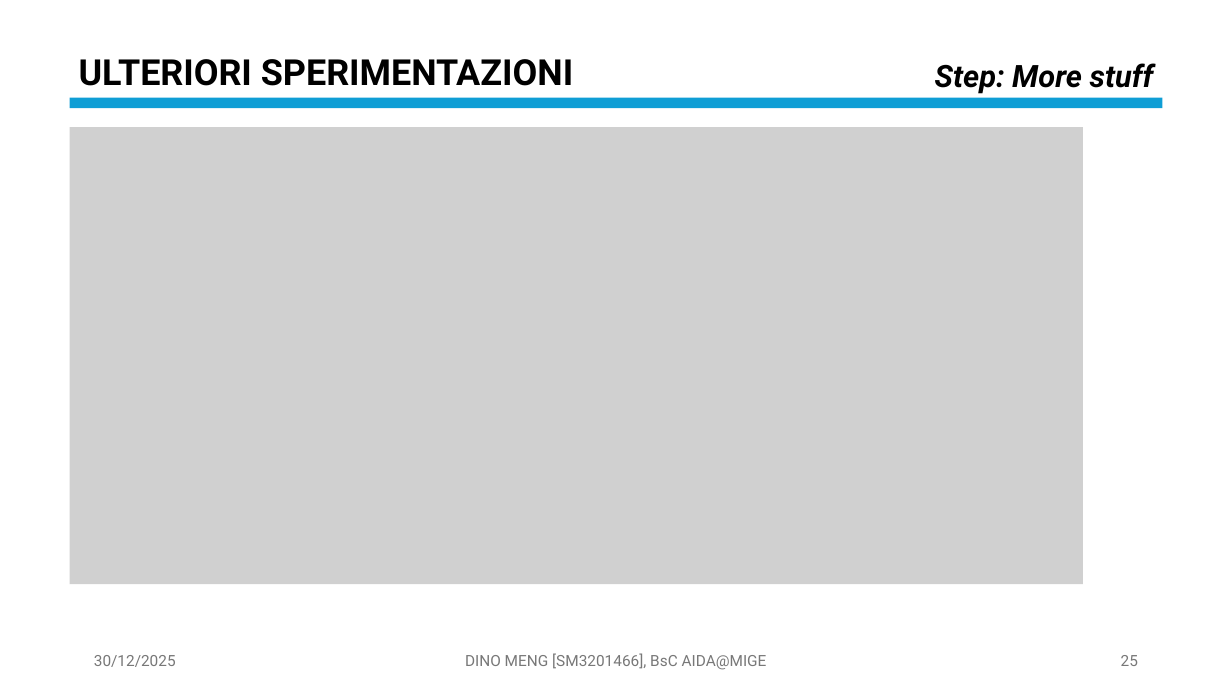
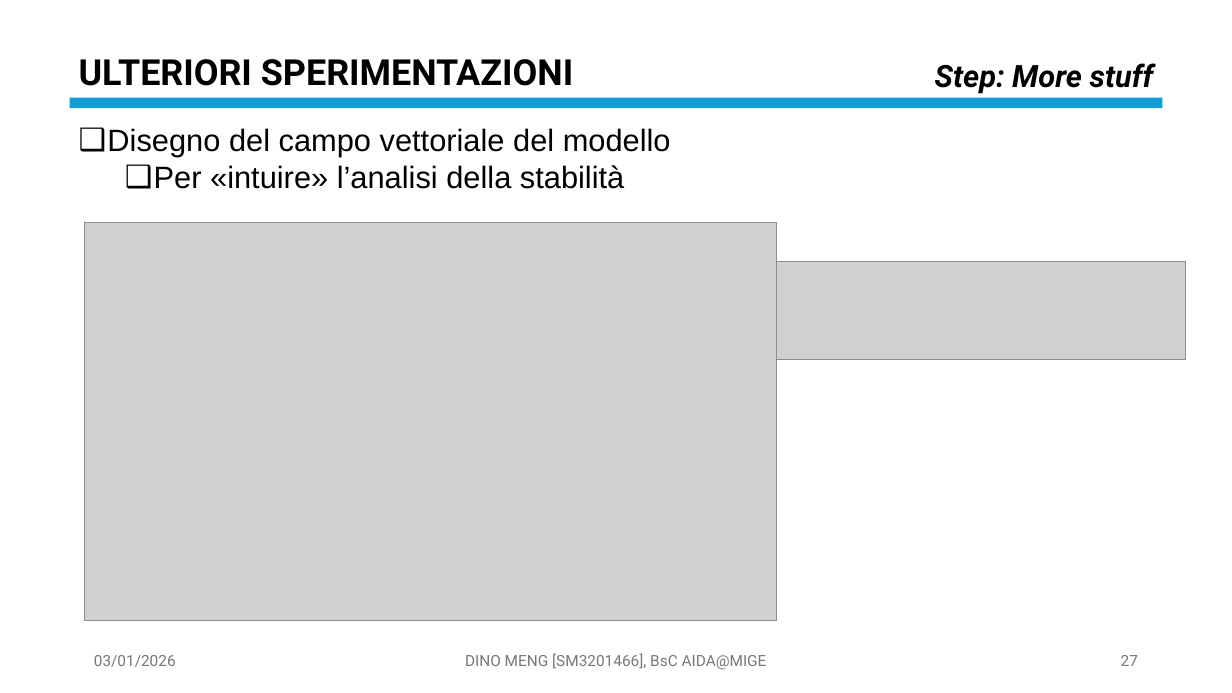
Before and after one commit to OdinMeng/AIDA-UNIVERSITY-NOTES-2025-2026, a slide deck: slide 27 of Complex Systems/project/PresentationPROJECTSM3201466.pptx (slide 25 before the commit). Drawn at 1232x693 pixels with LibreOffice and Linux fonts; fonts in the diff are those of the drawing; grey boxes stand for pictures. Boxes give left, top, right and bottom in pixels: in the first picture for what was removed or moved away, otherwise in the second. Text is boxed around its words. In the diff, an @@ line names an element or a change of style, - is before the commit and + after.

```diff
--- a/Complex Systems/project/PresentationPROJECTSM3201466.pptx
+++ b/Complex Systems/project/PresentationPROJECTSM3201466.pptx
@@ text added at bbox=[107, 128, 671, 189], 24 pt, text #000000 @@
+❑ Disegno del campo vettoriale del modello
+  ❑ Per «intuire» l’analisi della stabilità
@@ picture: place and size @@
-picture at bbox=[69, 128, 1083, 585]
+picture at bbox=[85, 222, 777, 620]
@@ picture added at bbox=[777, 262, 1186, 360] @@
@@ text at bbox=[94, 655, 176, 667]: text changed @@
-30/12/2025
+03/01/2026
@@ page number at bbox=[1121, 655, 1138, 666]: text changed @@
-25
+27
```
Also in this commit, not shown: 24 other slides changed, 6 slides added, 3 other files.
